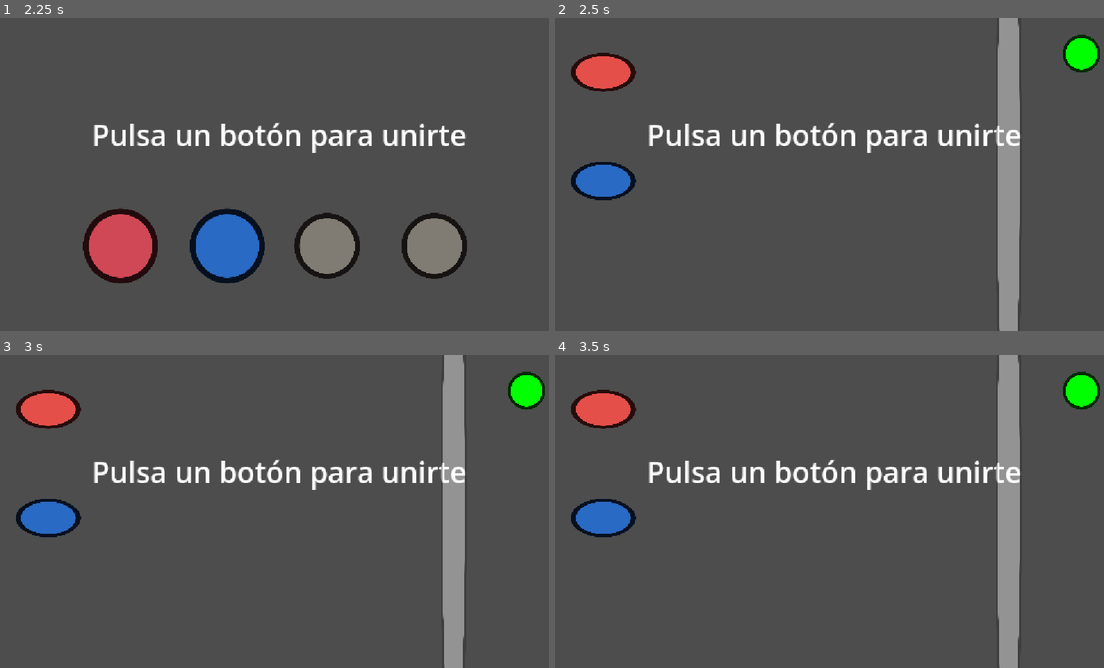
Above: before the commit, frames 1-4 (two rows, left to right).
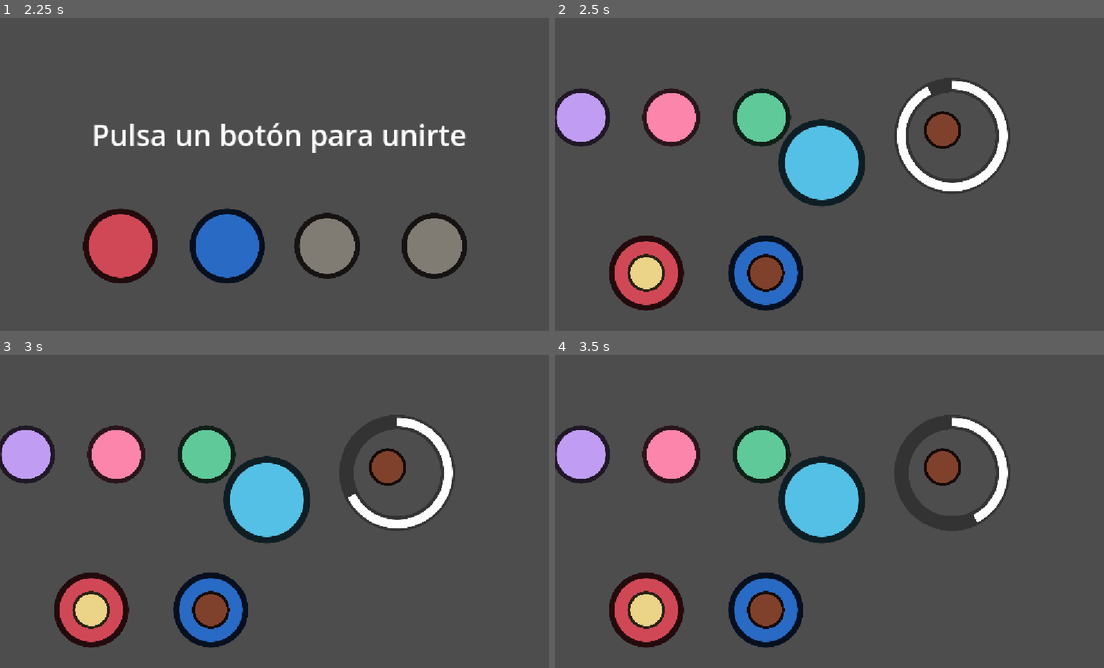
Above: after the commit, the same moments.

Repository: EduFdezSoy/MinijuegosMalagaJam
Game: Godot game, scene res://Scenes/PlayerSelection.tscn
The game is run twice, just before and just after one commit, with the same random seed, the same clock (stepped at 60 frames per second) and the same inputs.
Inputs (mouse positions are in pixels of both pictures, inside the frame that each line leads up to):
- Up to frame 1 (2.25 s): tap Enter at 0.5 s; move the mouse to (400, 158) at 0.52 s; tap Space (start_button) at 0.6, 1.25, 1.55, 2 s; move the mouse to (164, 190) at 1.27 s; tap A (p1_button) at 1.35 s; move the mouse to (334, 105) at 2.02 s; tap S (p2_button) at 2.1 s
- Up to frame 2 (2.5 s): tap Space (start_button) at 2.3 s
- Up to frame 3 (3 s): move the mouse to (252, 574) at 2.77 s; tap D (p3_button) at 2.85 s
- Up to frame 4 (3.5 s): tap Space (start_button) at 3.05 s

Frame 1 is identical in both runs. In frame 2, 24% of the frame differs, in the area x 0-100%, y 0-100%; in frame 3, 24%; in frame 4, 24%.

Commit message:
chore: Arreglos para ocultar elementos de la escena de PlayerSelection

Diff:
--- a/Scenes/Minigames/ServingFoodMinigame.tscn
+++ b/Scenes/Minigames/ServingFoodMinigame.tscn
@@ -190,23 +190,24 @@
 
 [node name="Patatas" type="Sprite2D" parent="FoodButtons" unique_id=1944868995]
 modulate = Color(0.9211309, 0.8254837, 0.53299534, 1)
-position = Vector2(137.99998, 324.99997)
+position = Vector2(-228.99995, 344)
 scale = Vector2(0.2, 0.2)
 texture = ExtResource("4_upu7b")
 
 [node name="Palmera" type="Sprite2D" parent="FoodButtons" unique_id=1054930493]
 modulate = Color(0.50075865, 0.2537226, 0.17330572, 1)
-position = Vector2(317.99997, 293.99997)
+position = Vector2(-150.99994, 191.00003)
 scale = Vector2(0.2, 0.2)
 texture = ExtResource("4_upu7b")
 
 [node name="Tortelinis" type="Sprite2D" parent="FoodButtons" unique_id=1184989913]
 modulate = Color(0.3210476, 0.69119173, 0.439041, 1)
-position = Vector2(69.99999, 98.99999)
+position = Vector2(-253.99997, 240.99997)
 scale = Vector2(0.2, 0.2)
 texture = ExtResource("4_upu7b")
 
 [node name="Pizza" type="Sprite2D" parent="FoodButtons" unique_id=1821137202]
 modulate = Color(0.7266658, 0.24940369, 0.3048025, 1)
-scale = Vector2(0.2, 0.2)
-texture = ExtResource("4_upu7b")
+position = Vector2(-293.99997, 146.99998)
+scale = Vector2(0.2, 0.2)
+texture = ExtResource("4_upu7b")
--- a/Scenes/PlayerSelection.tscn
+++ b/Scenes/PlayerSelection.tscn
@@ -4,80 +4,33 @@
 [ext_resource type="Script" uid="uid://dqd747do6jri1" path="res://Scripts/PlayerButton.gd" id="2_2ny7y"]
 [ext_resource type="Script" uid="uid://cogkluld14x1i" path="res://Scripts/Controllers/RoundController.gd" id="4_2ny7y"]
 [ext_resource type="Script" uid="uid://c8xhspffwdh2y" path="res://Scripts/StartButton.gd" id="4_mpou1"]
+[ext_resource type="Script" uid="uid://vehy28ho4b6n" path="res://Scripts/PlayerSelectionContent.gd" id="4_y4jts"]
 [ext_resource type="PackedScene" uid="uid://cjrtfysm3veyl" path="res://Scenes/Minigames/ServingFoodMinigame.tscn" id="5_f0lok"]
-[ext_resource type="PackedScene" uid="uid://bymi3w6nfe84" path="res://Scenes/Minigames/MinigameTest.tscn" id="6_y4jts"]
 
 [node name="PlayerSelection" type="Node2D" unique_id=1452936896]
-
-[node name="Player 1" type="Node2D" parent="." unique_id=1454617281 node_paths=PackedStringArray("buttonSprite")]
-position = Vector2(250, 472)
-script = ExtResource("2_2ny7y")
-buttonColor = Color(0.8156863, 0.28235295, 0.3372549, 1)
-buttonSprite = NodePath("Sprite")
-
-[node name="Sprite" type="Sprite2D" parent="Player 1" unique_id=1055041605]
-modulate = Color(0.5071507, 0.4880826, 0.44954228, 1)
-scale = Vector2(0.35, 0.35)
-texture = ExtResource("1_hqt01")
-
-[node name="Player 2" type="Node2D" parent="." unique_id=1459564953 node_paths=PackedStringArray("buttonSprite")]
-position = Vector2(471, 472)
-script = ExtResource("2_2ny7y")
-buttonColor = Color(0.16078432, 0.41568628, 0.76862746, 1)
-buttonSprite = NodePath("Sprite")
-playerId = 1
-
-[node name="Sprite" type="Sprite2D" parent="Player 2" unique_id=608958459]
-modulate = Color(0.5071507, 0.4880826, 0.44954228, 1)
-scale = Vector2(0.35, 0.35)
-texture = ExtResource("1_hqt01")
-metadata/Color = Color(1, 1, 1, 1)
-
-[node name="Player 3" type="Node2D" parent="." unique_id=1279253964 node_paths=PackedStringArray("buttonSprite")]
-position = Vector2(678, 472)
-script = ExtResource("2_2ny7y")
-buttonColor = Color(0.3254902, 0.654902, 0.29803923, 1)
-buttonSprite = NodePath("Sprite")
-playerId = 2
-
-[node name="Sprite" type="Sprite2D" parent="Player 3" unique_id=1110995948]
-modulate = Color(0.5071507, 0.4880826, 0.44954228, 1)
-scale = Vector2(0.35, 0.35)
-texture = ExtResource("1_hqt01")
-metadata/Color = Color(1, 1, 1, 1)
-
-[node name="Player 4" type="Node2D" parent="." unique_id=1368542756 node_paths=PackedStringArray("buttonSprite")]
-position = Vector2(900, 472)
-script = ExtResource("2_2ny7y")
-buttonColor = Color(0.6745098, 0.65882355, 0.27450982, 1)
-buttonSprite = NodePath("Sprite")
-playerId = 3
-
-[node name="Sprite" type="Sprite2D" parent="Player 4" unique_id=158976496]
-modulate = Color(0.5071507, 0.4880826, 0.44954228, 1)
-scale = Vector2(0.35, 0.35)
-texture = ExtResource("1_hqt01")
-metadata/Color = Color(1, 1, 1, 1)
 
 [node name="StartButton" type="Node" parent="." unique_id=730089682]
 script = ExtResource("4_mpou1")
 
 [node name="RoundController" type="Node" parent="." unique_id=1558029353]
 script = ExtResource("4_2ny7y")
-availableMinigames = Array[PackedScene]([ExtResource("5_f0lok"), ExtResource("6_y4jts")])
-winsNeededToFinish = 2
+availableMinigames = Array[PackedScene]([ExtResource("5_f0lok")])
+winsNeededToFinish = 1
 
 [node name="MinigameContainer" type="Node" parent="." unique_id=741273415]
 
-[node name="Label" type="Label" parent="." unique_id=1416738455]
+[node name="PlayerSelectionContent" type="Node2D" parent="." unique_id=1639066307]
+script = ExtResource("4_y4jts")
+
+[node name="Label" type="Label" parent="PlayerSelectionContent" unique_id=1416738455]
 anchors_preset = 8
 anchor_left = 0.5
 anchor_top = 0.5
 anchor_right = 0.5
 anchor_bottom = 0.5
-offset_left = 337.0
+offset_left = 190.1175
 offset_top = 167.0
-offset_right = 820.235
+offset_right = 967.1175
 offset_bottom = 316.0
 grow_horizontal = 2
 grow_vertical = 2
@@ -85,3 +38,53 @@
 text = "Pulsa un botón para unirte"
 horizontal_alignment = 1
 vertical_alignment = 1
+
+[node name="Player 1" type="Node2D" parent="PlayerSelectionContent" unique_id=1454617281 node_paths=PackedStringArray("buttonSprite")]
+position = Vector2(250, 472)
+script = ExtResource("2_2ny7y")
+buttonColor = Color(0.8156863, 0.28235295, 0.3372549, 1)
+buttonSprite = NodePath("Sprite")
+
+[node name="Sprite" type="Sprite2D" parent="PlayerSelectionContent/Player 1" unique_id=1055041605]
+modulate = Color(0.5071507, 0.4880826, 0.44954228, 1)
+scale = Vector2(0.35, 0.35)
+texture = ExtResource("1_hqt01")
+
+[node name="Player 2" type="Node2D" parent="PlayerSelectionContent" unique_id=1459564953 node_paths=PackedStringArray("buttonSprite")]
+position = Vector2(471, 472)
+script = ExtResource("2_2ny7y")
+buttonColor = Color(0.16078432, 0.41568628, 0.76862746, 1)
+buttonSprite = NodePath("Sprite")
+playerId = 1
+
+[node name="Sprite" type="Sprite2D" parent="PlayerSelectionContent/Player 2" unique_id=608958459]
+modulate = Color(0.5071507, 0.4880826, 0.44954228, 1)
+scale = Vector2(0.35, 0.35)
+texture = ExtResource("1_hqt01")
+metadata/Color = Color(1, 1, 1, 1)
+
+[node name="Player 3" type="Node2D" parent="PlayerSelectionContent" unique_id=1279253964 node_paths=PackedStringArray("buttonSprite")]
+position = Vector2(678, 472)
+script = ExtResource("2_2ny7y")
+buttonColor = Color(0.3254902, 0.654902, 0.29803923, 1)
+buttonSprite = NodePath("Sprite")
+playerId = 2
+
+[node name="Sprite" type="Sprite2D" parent="PlayerSelectionContent/Player 3" unique_id=1110995948]
+modulate = Color(0.5071507, 0.4880826, 0.44954228, 1)
+scale = Vector2(0.35, 0.35)
+texture = ExtResource("1_hqt01")
+metadata/Color = Color(1, 1, 1, 1)
+
+[node name="Player 4" type="Node2D" parent="PlayerSelectionContent" unique_id=1368542756 node_paths=PackedStringArray("buttonSprite")]
+position = Vector2(900, 472)
+script = ExtResource("2_2ny7y")
+buttonColor = Color(0.6745098, 0.65882355, 0.27450982, 1)
+buttonSprite = NodePath("Sprite")
+playerId = 3
+
+[node name="Sprite" type="Sprite2D" parent="PlayerSelectionContent/Player 4" unique_id=158976496]
+modulate = Color(0.5071507, 0.4880826, 0.44954228, 1)
+scale = Vector2(0.35, 0.35)
+texture = ExtResource("1_hqt01")
+metadata/Color = Color(1, 1, 1, 1)
--- a/Scenes/ScoreScene.tscn
+++ b/Scenes/ScoreScene.tscn
@@ -10,57 +10,19 @@
 playerNodes = [NodePath("Players/Player1"), NodePath("Players/Player2"), NodePath("Players/Player3"), NodePath("Players/Player4")]
 rankingPositions = [NodePath("RankingsPositions/Posicion1"), NodePath("RankingsPositions/Posicion2"), NodePath("RankingsPositions/Posicion3"), NodePath("RankingsPositions/Posicion4")]
 
-[node name="Puntuaciones" type="Control" parent="." unique_id=1802907712]
-layout_mode = 3
-anchors_preset = 0
-offset_right = 40.0
-offset_bottom = 40.0
-
-[node name="PuntuacionPrimeraPosicion" type="Label" parent="Puntuaciones" unique_id=990713935]
-layout_mode = 0
-offset_left = 519.0
-offset_top = 161.0
-offset_right = 613.0
-offset_bottom = 184.0
-text = "Primero"
-
-[node name="PuntuacionSegundaPosicion" type="Label" parent="Puntuaciones" unique_id=1513580077]
-layout_mode = 0
-offset_left = 407.0
-offset_top = 201.0
-offset_right = 474.0
-offset_bottom = 224.0
-text = "Segundo"
-
-[node name="PuntuacionTerceraPosicion" type="Label" parent="Puntuaciones" unique_id=341102760]
-layout_mode = 0
-offset_left = 713.0
-offset_top = 256.0
-offset_right = 773.0
-offset_bottom = 279.0
-text = "Tercero"
-
-[node name="PuntuacionCuartaPosicion" type="Label" parent="Puntuaciones" unique_id=1728744505]
-layout_mode = 0
-offset_left = 316.0
-offset_top = 301.0
-offset_right = 369.0
-offset_bottom = 324.0
-text = "Cuarto"
-
 [node name="RankingsPositions" type="Node2D" parent="." unique_id=2005164120]
 
 [node name="Posicion1" type="Node2D" parent="RankingsPositions" unique_id=806466772]
 position = Vector2(552, 240)
 
 [node name="Posicion2" type="Node2D" parent="RankingsPositions" unique_id=1116459204]
-position = Vector2(444, 261)
+position = Vector2(444, 285)
 
 [node name="Posicion3" type="Node2D" parent="RankingsPositions" unique_id=1785131113]
-position = Vector2(744, 312)
+position = Vector2(721, 339)
 
 [node name="Posicion4" type="Node2D" parent="RankingsPositions" unique_id=2009810984]
-position = Vector2(346, 358)
+position = Vector2(341, 410)
 
 [node name="Players" type="Node2D" parent="." unique_id=1538588081]
 
@@ -86,3 +48,53 @@
 
 [node name="GoToPlayerSelectButton" type="Node" parent="." unique_id=1755527872]
 script = ExtResource("3_5lcmk")
+
+[node name="Puntuaciones" type="Control" parent="." unique_id=1802907712]
+layout_mode = 3
+anchors_preset = 0
+offset_right = 1148.0
+offset_bottom = 649.0
+
+[node name="PuntuacionPrimeraPosicion" type="Label" parent="Puntuaciones" unique_id=990713935]
+layout_mode = 0
+offset_left = 565.0
+offset_top = 169.0
+offset_right = 659.0
+offset_bottom = 222.0
+theme_override_font_sizes/font_size = 38
+text = "0"
+
+[node name="PuntuacionSegundaPosicion" type="Label" parent="Puntuaciones" unique_id=1513580077]
+layout_mode = 0
+offset_left = 454.0
+offset_top = 223.0
+offset_right = 521.0
+offset_bottom = 276.0
+theme_override_font_sizes/font_size = 38
+text = "0"
+
+[node name="PuntuacionTerceraPosicion" type="Label" parent="Puntuaciones" unique_id=341102760]
+layout_mode = 0
+offset_left = 732.0
+offset_top = 267.0
+offset_right = 792.0
+offset_bottom = 320.0
+theme_override_font_sizes/font_size = 38
+text = "0"
+
+[node name="PuntuacionCuartaPosicion" type="Label" parent="Puntuaciones" unique_id=1728744505]
+layout_mode = 0
+offset_left = 353.0
+offset_top = 347.0
+offset_right = 406.0
+offset_bottom = 400.0
+theme_override_font_sizes/font_size = 38
+text = "0"
+
+[node name="Label" type="Label" parent="." unique_id=1970101599]
+offset_left = 195.0
+offset_top = 24.0
+offset_right = 944.0
+offset_bottom = 74.0
+theme_override_font_sizes/font_size = 36
+text = "Pulsa Espacio para volver al menu principal"
--- a/Scripts/Controllers/MinigamesController.gd
+++ b/Scripts/Controllers/MinigamesController.gd
@@ -1,6 +1,10 @@
 extends Node
 
 var roundController: RoundController
+signal MinigamesStarted
+
+func StartMinigames() -> void:
+	MinigamesStarted.emit()
 
 func StartMinigameController(roundC: RoundController) -> void:
 	roundController = roundC
--- /dev/null
+++ b/Scripts/PlayerSelectionContent.gd
@@ -0,0 +1,12 @@
+extends Node2D
+
+
+# Called when the node enters the scene tree for the first time.
+func _ready() -> void:
+	MinigamesController.MinigamesStarted.connect(HideContent)
+
+
+# Called every frame. 'delta' is the elapsed time since the previous frame.
+func HideContent() -> void:
+	MinigamesController.MinigamesStarted.disconnect(HideContent)
+	hide()
--- a/Scripts/StartButton.gd
+++ b/Scripts/StartButton.gd
@@ -9,6 +9,7 @@
 		#Añadir espera para la transición
 
 		InputController.GameInitialized = true
+		MinigamesController.StartMinigames()
 		SceneManager.LoadCurrentMinigame()
 		PlayersController.SetPlayerButtonsState(false)
 
Not shown, added: Scripts/PlayerSelectionContent.gd.uid
